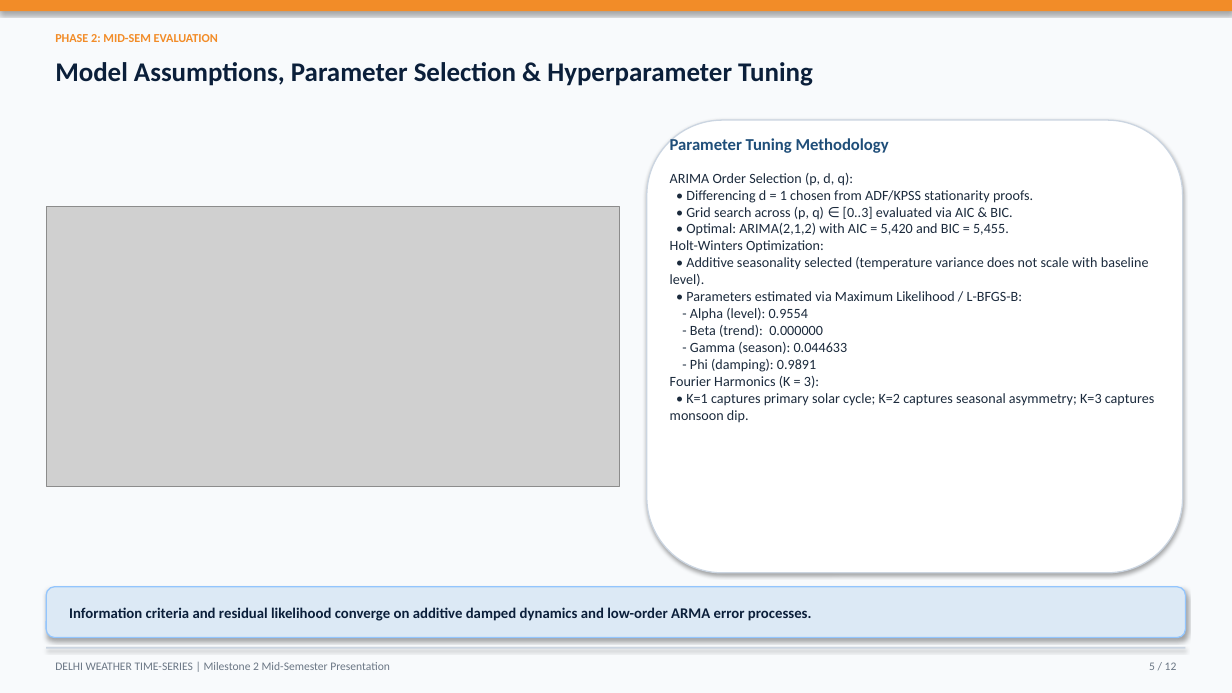
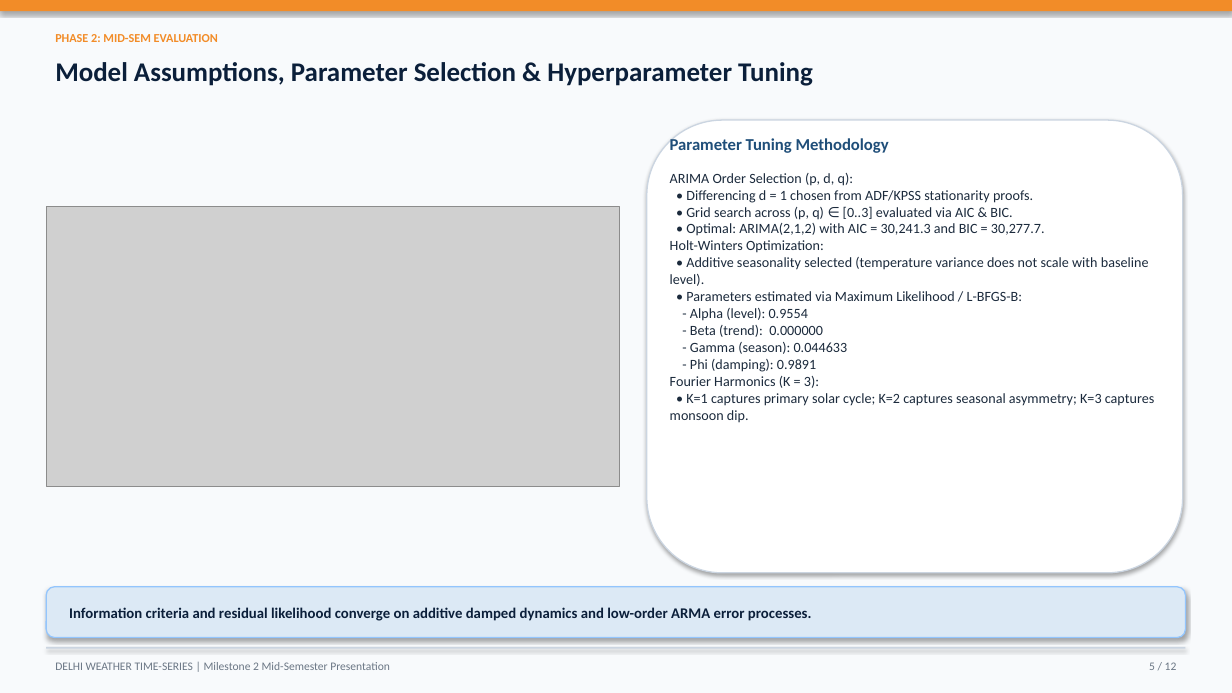
Before and after one commit to dhruvsaini-code/weather-forecasting, a slide deck: slide 5 of milestone2_output/Milestone2_MidSem_Presentation.pptx. Drawn at 1232x693 pixels with LibreOffice and Linux fonts; fonts in the diff are those of the drawing; grey boxes stand for pictures. Boxes give left, top, right and bottom in pixels: in the first picture for what was removed or moved away, otherwise in the second. Text is boxed around its words. In the diff, an @@ line names an element or a change of style, - is before the commit and + after.

```diff
--- a/milestone2_output/Milestone2_MidSem_Presentation.pptx
+++ b/milestone2_output/Milestone2_MidSem_Presentation.pptx
@@ text at (x1=686, y1=223, x2=1045, y2=236): text changed @@
-• Optimal: ARIMA(2,1,2) with AIC = 5,420 and BIC = 5,455.
+• Optimal: ARIMA(2,1,2) with AIC = 30,241.3 and BIC = 30,277.7.
```
Also in this commit, not shown: 4 other slides changed, 15 other files.
